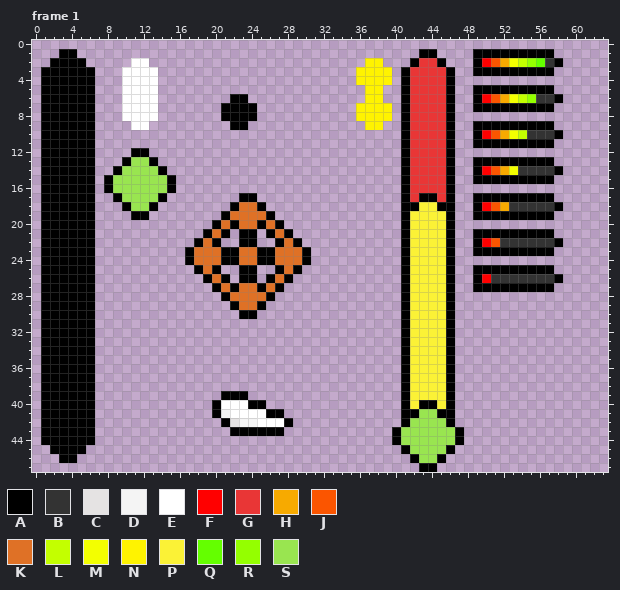
File history of a pixel-art file, assets/sprites/aim_system.aseprite. The first picture shows the starting point.
64x48 pixels, 5 frames. Shown: frame 1.
Palette (. is transparent): A #000000  B #333333  C #e5e3e3  D #f4f4f4  E #ffffff  F #ff0000  G #e93636  H #f7aa00  J #fb5500  K #df7126  L #c3ff00  M #f3ff00  N #fff300  P #fbf236  Q #64ff00  R #94ff00  S #99e550
Pixels before, frame 1 (only the part around the change), first column x 39:
21 ..APPPPA..AAAAAAAAA......
22 ..APPPPA..AFJBBBBBBA.....
23 ..APPPPA..AAAAAAAAA......
24 ..APPPPA.................
25 ..APPPPA..AAAAAAAAA......
26 ..APPPPA..AFBBBBBBBA.....
27 ..APPPPA..AAAAAAAAA......
28 ..APPPPA.................
29 ..APPPPA.................
30 ..APPPPA.................
31 ..APPPPA.................
32 ..APPPPA.................
33 ..APPPPA.................
34 ..APPPPA.................
35 ..APPPPA.................
36 ..APPPPA.................
37 ..APPPPA.................
38 ..APPPPA.................
39 ..APPPPA.................
Now the later version:
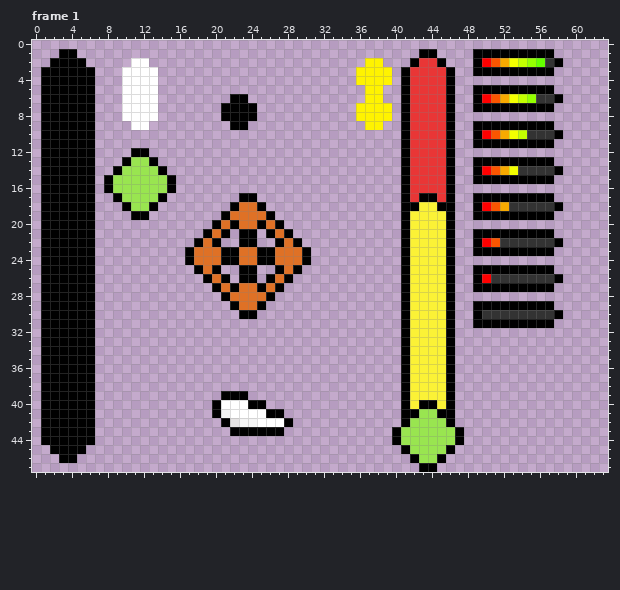
What changed:
Frame 1:
y 29: x 49..57 ......... -> AAAAAAAAA
y 30: x 49..58 .......... -> ABBBBBBBBA
y 31: x 49..57 ......... -> AAAAAAAAA
Where, in picture pixels (left, top, right, bottom), the same in both pictures:
added: (473, 301, 563, 328)
